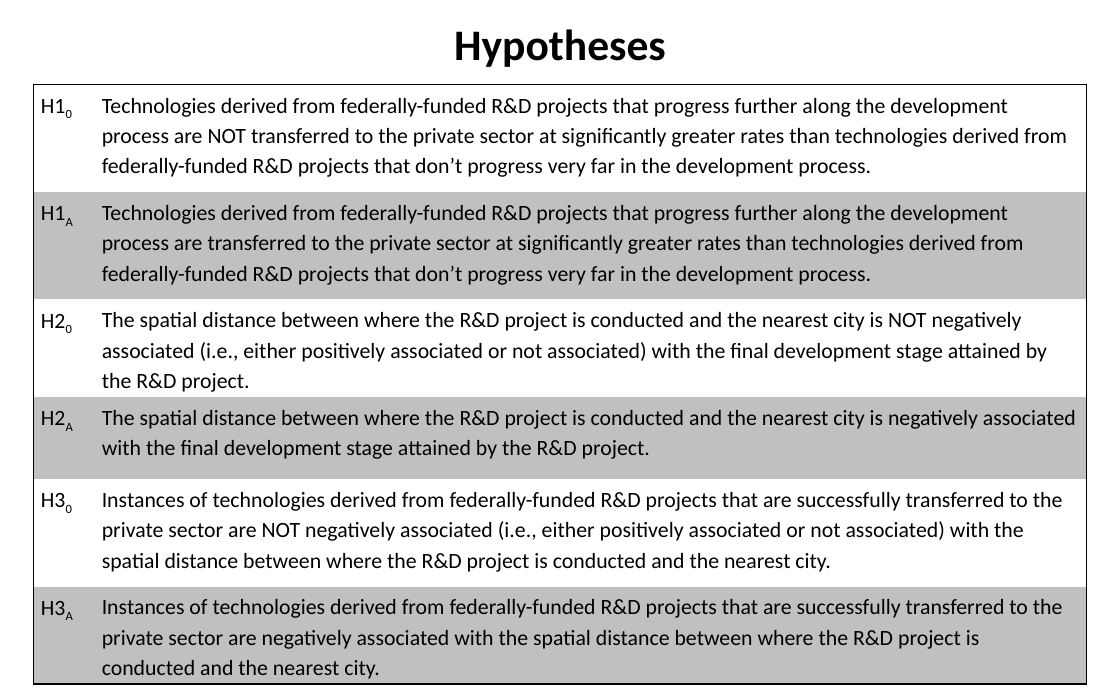
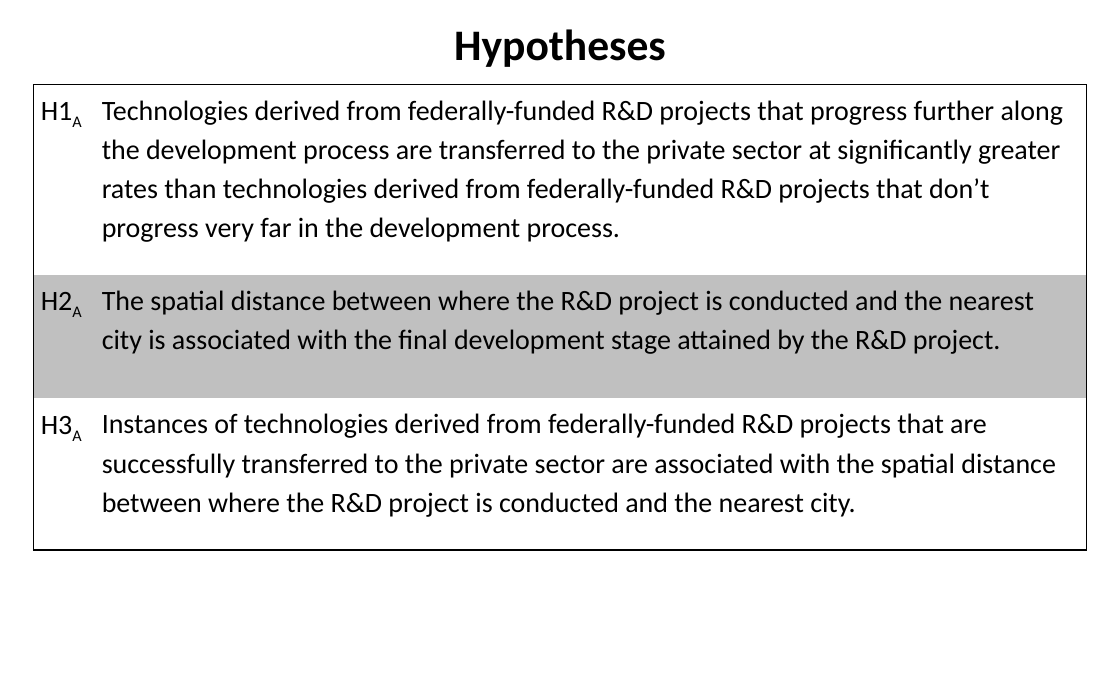
Before and after one commit to SLU-Courses-Townes/SOC5600, a slide deck: slide 14 of FinalProject/Presentation/Townes_SOC5600_FinalProject_Presentation.pptx. Drawn at 1120x700 pixels with LibreOffice and Linux fonts; fonts in the diff are those of the drawing. Boxes give left, top, right and bottom in pixels: in the first picture for what was removed or moved away, otherwise in the second. Text is boxed around its words. In the diff, an @@ line names an element or a change of style, - is before the commit and + after.

Commit message:
Complete draft of FinalProject presentation expect literature review

```diff
--- a/FinalProject/Presentation/Townes_SOC5600_FinalProject_Presentation.pptx
+++ b/FinalProject/Presentation/Townes_SOC5600_FinalProject_Presentation.pptx
@@ table at [34, 85, 1086, 550] @@
-row 1: H10 | Technologies derived from federally-funded R&D projects that progress further along the development process are NOT transferred to the private sector at significantly greater rates than technologies derived from federally-funded R&D projects that don’t progress very far in the development process.
-row 3: H20 | The spatial distance between where the R&D project is conducted and the nearest city is NOT negatively associated (i.e., either positively associated or not associated) with the final development stage attained by the R&D project.
-row 4: H2A | The spatial distance between where the R&D project is conducted and the nearest city is negatively associated with the final development stage attained by the R&D project.
-row 5: H30 | Instances of technologies derived from federally-funded R&D projects that are successfully transferred to the private sector are NOT negatively associated (i.e., either positively associated or not associated) with the spatial distance between where the R&D project is conducted and the nearest city.
-row 6: H3A | Instances of technologies derived from federally-funded R&D projects that are successfully transferred to the private sector are negatively associated with the spatial distance between where the R&D project is conducted and the nearest city.
+row 2: H2A | The spatial distance between where the R&D project is conducted and the nearest city is associated with the final development stage attained by the R&D project.
+row 3: H3A | Instances of technologies derived from federally-funded R&D projects that are successfully transferred to the private sector are associated with the spatial distance between where the R&D project is conducted and the nearest city.
```
Also in this commit, not shown: 5 other slides changed, 5 slides added, 2 slides removed.
